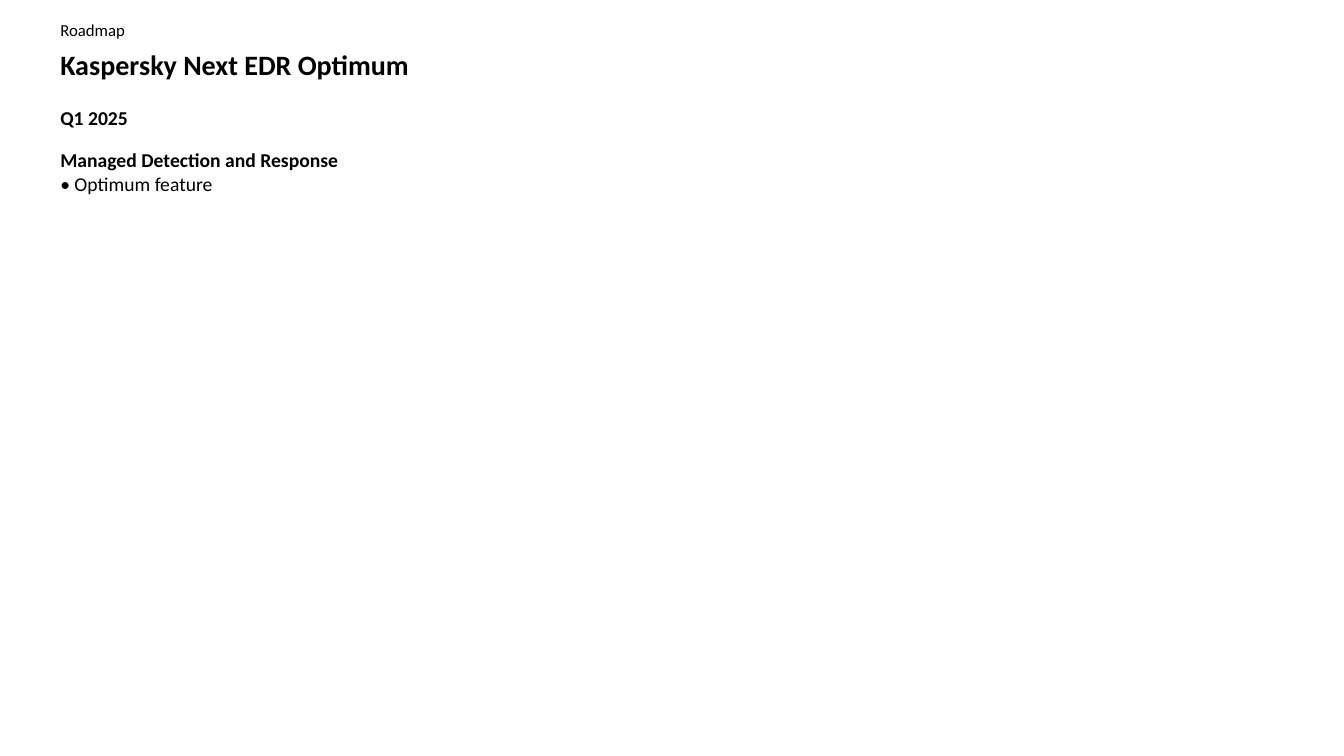
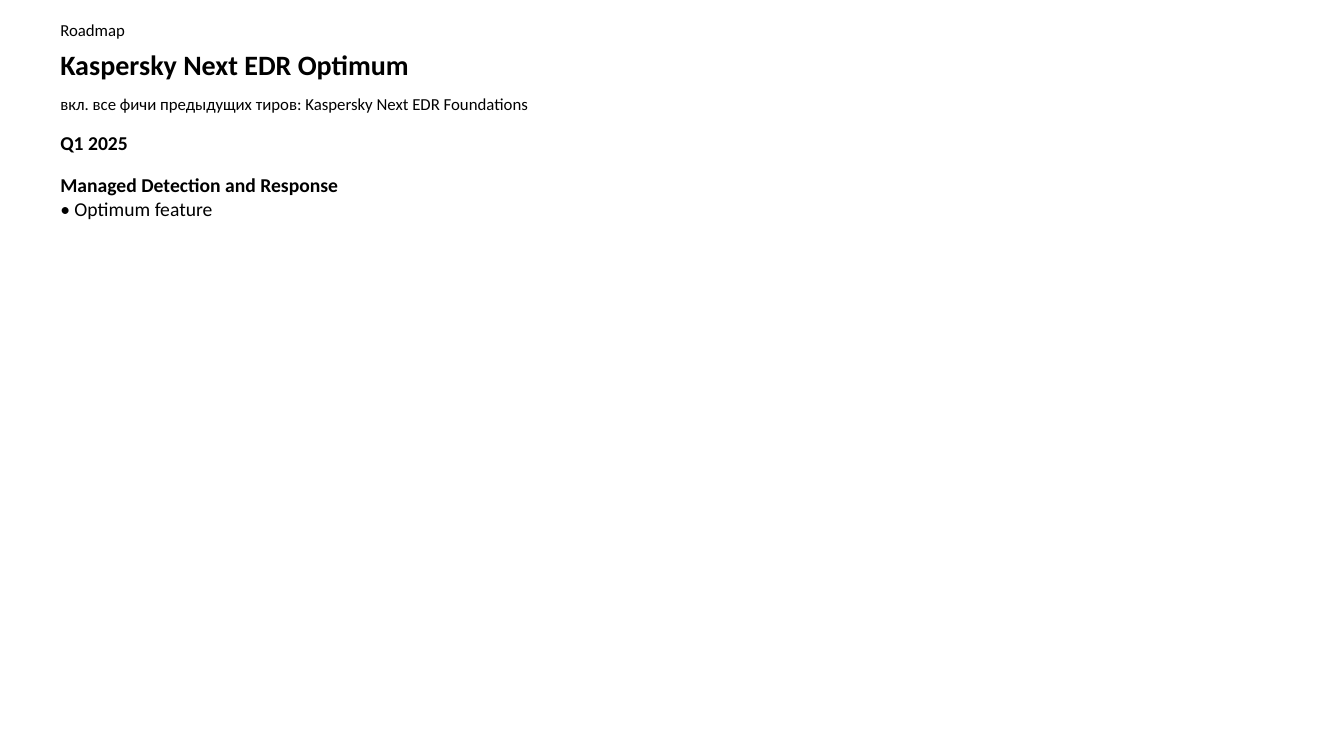
Before and after one commit to aalexmora/json-pptx, a slide deck: slide 4 of output/07_tier_hierarchy.pptx. Drawn at 1344x756 pixels with LibreOffice and Linux fonts; fonts in the diff are those of the drawing. Boxes give left, top, right and bottom in pixels: in the first picture for what was removed or moved away, otherwise in the second. Text is boxed around its words. In the diff, an @@ line names an element or a change of style, - is before the commit and + after.

```diff
--- a/output/07_tier_hierarchy.pptx
+++ b/output/07_tier_hierarchy.pptx
@@ text added at box(60, 98, 528, 113), 12 pt, text #000000 @@
+вкл. все фичи предыдущих тиров: Kaspersky Next EDR Foundations
@@ text "Q1 2025": place and size @@
-text "Q1 2025" at box(60, 112, 128, 128)
+text "Q1 2025" at box(60, 137, 128, 153)
@@ text "Managed Detection and Response": place and size @@
-text "Managed Detection and Response" at box(60, 153, 338, 194)
+text "Managed Detection and Response" at box(60, 178, 338, 219)
```
Also in this commit, not shown: 19 other files.
